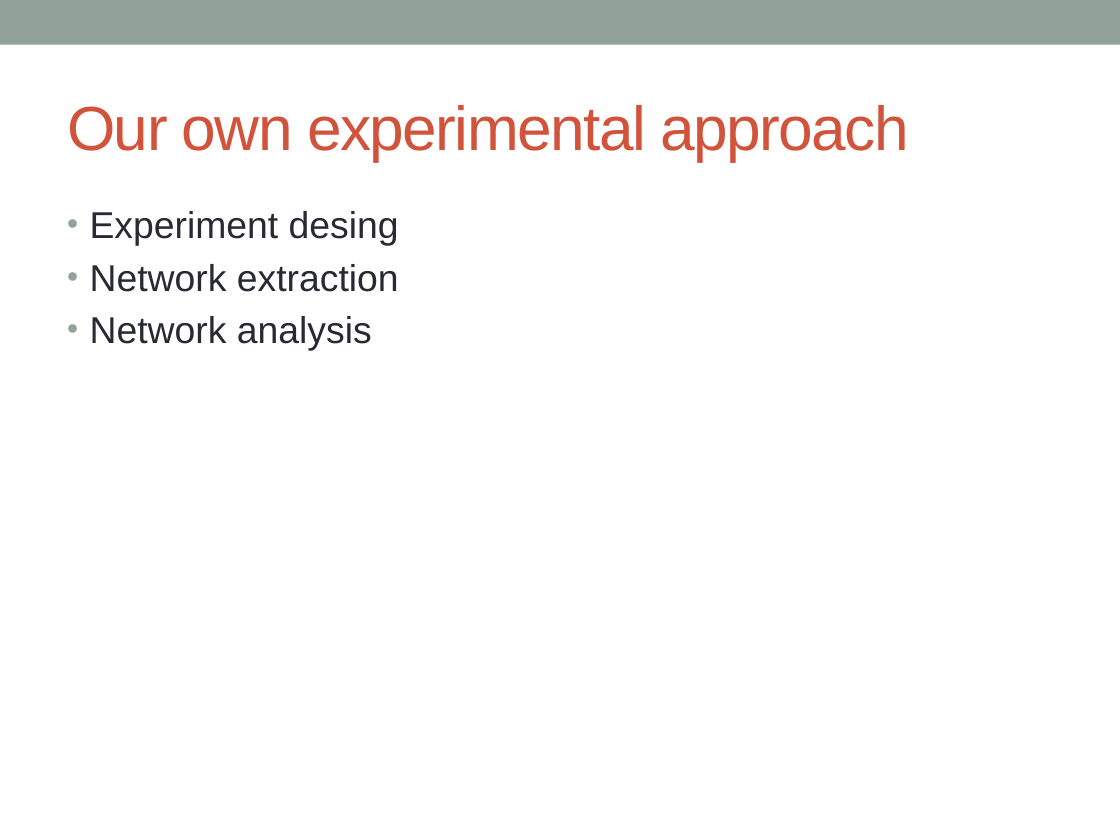
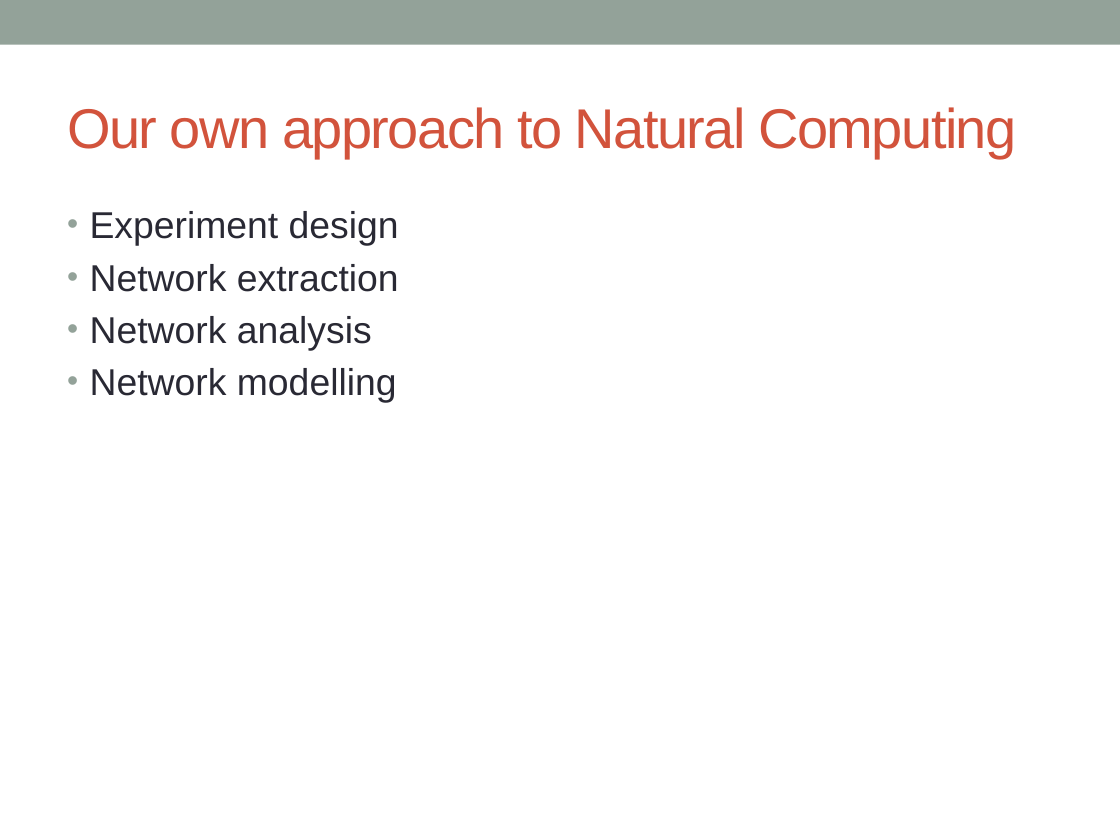
Before and after one commit to 05dirnbe/defense, a slide deck: slide 8 of draft.pptx (slide 10 before the commit). Drawn at 1120x840 pixels with LibreOffice and Linux fonts; fonts in the diff are those of the drawing. Boxes give left, top, right and bottom in pixels: in the first picture for what was removed or moved away, otherwise in the second. Text is boxed around its words. In the diff, an @@ line names an element or a change of style, - is before the commit and + after.

```diff
--- a/draft.pptx
+++ b/draft.pptx
@@ title at <box>67,107,1016,158</box>: text changed; size 40 to 36 pt @@
-Our own experimental approach
+Our own approach to Natural Computing
@@ text at <box>90,211,399,246</box>: text changed @@
-• Experiment desing
+• Experiment design
@@ text at <box>90,368,397,403</box>: paragraph added @@
+• Network modelling
```
Also in this commit, not shown: 7 other slides changed, 1 slide added, 1 slide removed.
